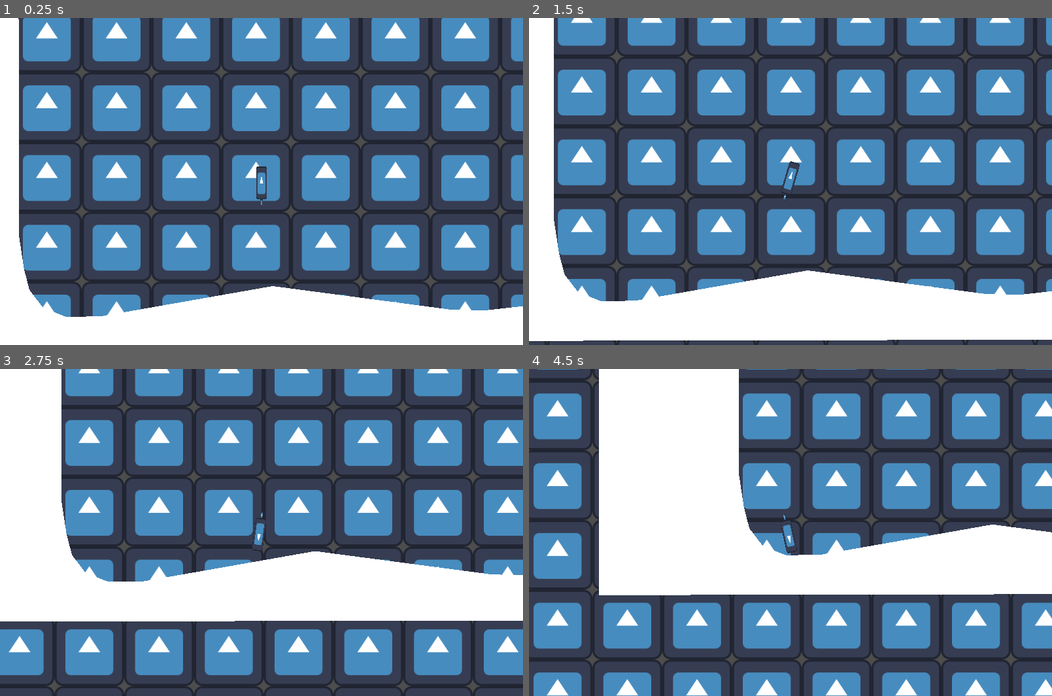
Above: before the commit, frames 1-4 (two rows, left to right).
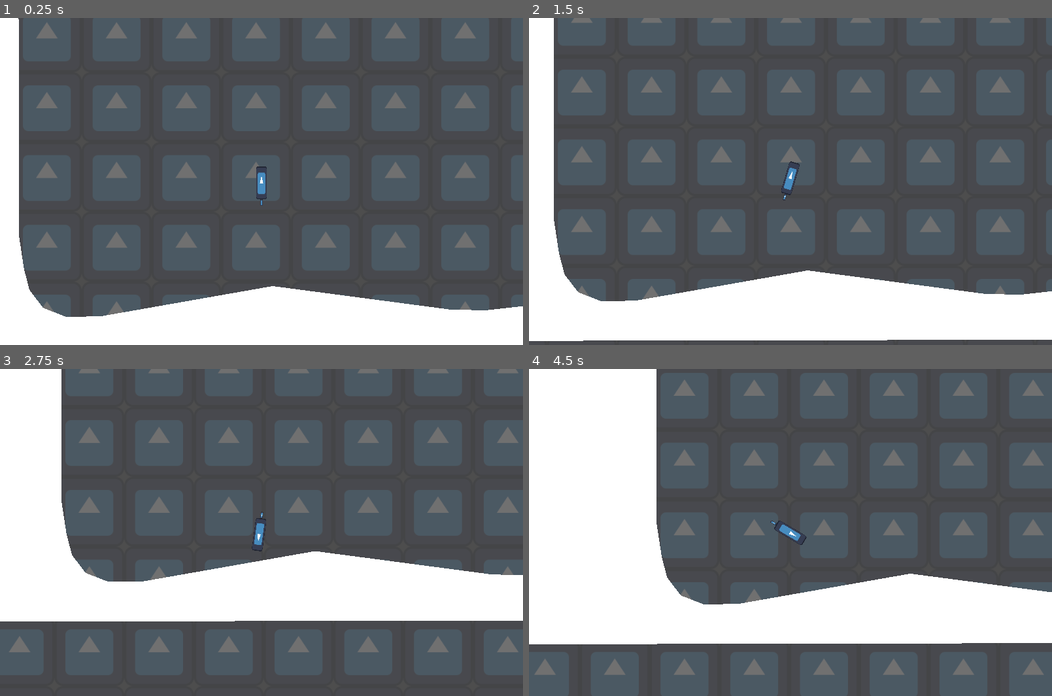
Above: after the commit, the same moments.

Repository: jarsnow/pogo_godot
Game: Godot game, scene res://scenes/main.tscn
The game is run twice, just before and just after one commit, with the same random seed, the same clock (stepped at 60 frames per second) and the same inputs. The engine's default icon, where the game draws it, is replaced by a stand-in: a white triangle on a blue panel in a dark square.
Inputs:
- Up to frame 1 (0.25 s): no input
- Up to frame 2 (1.5 s): hold Space (jump) 0.53-1.28 s; tap D (turn_clockwise) at 1.35 s
- Up to frame 3 (2.75 s): tap Space (jump) at 1.52, 1.55, 1.82, 2.3 s; hold A (turn_counterclockwise) from 2.03 s (still down)
- Up to frame 4 (4.5 s): release A (turn_counterclockwise) at 2.78 s; tap Space (jump) at 2.85, 3.02, 3.32, 3.77, 3.8, 4.07 s; hold D (turn_clockwise) 3.53-4.28 s; tap A (turn_counterclockwise) at 4.35 s

The runs differ from the first frame. In frame 1, 48% of the frame differs, in the area x 3-100%, y 0-92%; in frame 2, 44%; in frame 3, 43%; in frame 4, 78%, in the area x 0-100%, y 0-100%.

Commit message:
changed particles, made making the map easier

Diff:
--- a/scenes/collision_map.tscn
+++ b/scenes/collision_map.tscn
@@ -10,5 +10,6 @@
 polygon = PackedVector2Array(-261.388, 633.484, 3447.92, 624.692, 3069.01, 457.656, 2363.05, 500.514, 1423.76, 468.646, 848, 540, 782, 538, 459, 491, 144, 552, 81, 553, 39, 535, 14, 499, 4, 457, -5, 392, -8.11782, -1087.43, -261.388, -1086.33)
 script = ExtResource("1_niyk4")
 
-[node name="StaticBody2D" type="StaticBody2D" parent="MapPolygon"]
-collision_layer = 3
+[node name="Polygon2D" type="Polygon2D" parent="."]
+position = Vector2(64, 104)
+polygon = PackedVector2Array(1376, 184, 1600, 184, 1600, 256, 1376, 256)
--- a/scenes/main.tscn
+++ b/scenes/main.tscn
@@ -11,7 +11,7 @@
 [node name="Main" type="Node2D"]
 script = ExtResource("1_j5k7r")
 
-[node name="Sprite2D" type="Sprite2D" parent="."]
+[node name="Background" type="Sprite2D" parent="."]
 texture_repeat = 2
 texture = ExtResource("4_kq2dd")
 region_enabled = true
--- a/scenes/player.tscn
+++ b/scenes/player.tscn
@@ -59,13 +59,16 @@
 [node name="ChargedPogoVFX" type="CPUParticles2D" parent="."]
 position = Vector2(0, 38)
 amount = 24
+texture = ExtResource("2_xhjof")
 spread = 180.0
 gravity = Vector2(0, 300)
 initial_velocity_min = 100.0
 initial_velocity_max = 400.0
-color = Color(0.998908, 0.726407, 0.188377, 1)
+scale_amount_min = 0.03
+scale_amount_max = 0.15
+color = Color(1, 0.968627, 0.0941176, 1)
 
-[node name="ChargedJumpVFX" type="CPUParticles2D" parent="."]
+[node name="ChargedJumpTakeoffVFX" type="CPUParticles2D" parent="."]
 position = Vector2(0, 38)
 emitting = false
 
--- a/scripts/MapPolygon.gd
+++ b/scripts/MapPolygon.gd
@@ -3,15 +3,7 @@
 
 # Called when the node enters the scene tree for the first time.
 func _ready():
-	# create the rigid body 2d node for the polygon
-	var collision_shape = CollisionPolygon2D.new()
-
-	# copy the current polygon shape over to the collision polygon
-	collision_shape.polygon = polygon
-
-	# add shape to the static body
-	$StaticBody2D.add_child(collision_shape)
-
+	pass
 
 # Called every frame. 'delta' is the elapsed time since the previous frame.
 func _process(_delta):
--- a/scripts/main.gd
+++ b/scripts/main.gd
@@ -1,12 +1,25 @@
 extends Node2D
-
-# used to attach the player to the ground
-var pin_joint
-var pin_helper
 
 # Called when the node enters the scene tree for the first time.
 func _ready():
-	pass
+	# change the alpha value of the background
+	$Background.modulate.a = 0.2
+
+	# assign collision to the map
+	for map_polygon:Polygon2D in $CollisionMap.get_children():
+
+		# create the children nodes for the polygon
+		var static_body = StaticBody2D.new()
+		var collision_shape = CollisionPolygon2D.new()
+
+		# link collision shape to static body
+		static_body.add_child(collision_shape)
+
+		# copy the current polygon shape over to the collision polygon
+		collision_shape.set_polygon(map_polygon.get_polygon())
+
+		# add static body to map tile
+		map_polygon.add_child(static_body)
 
 
 # Called every frame. 'delta' is the elapsed time since the previous frame.
--- a/scripts/player.gd
+++ b/scripts/player.gd
@@ -204,6 +204,9 @@
 			torque_power += torque_min
 
 		# apply force and torque
+		# there is an issue where jumping and bonking at around the same time
+		# launches the player further than normal, so reset velocity before bonking
+		linear_velocity = Vector2.ZERO
 		apply_central_impulse(bonk_force * last_touched_ground_normal)
 		apply_torque_impulse(torque_power)
 
